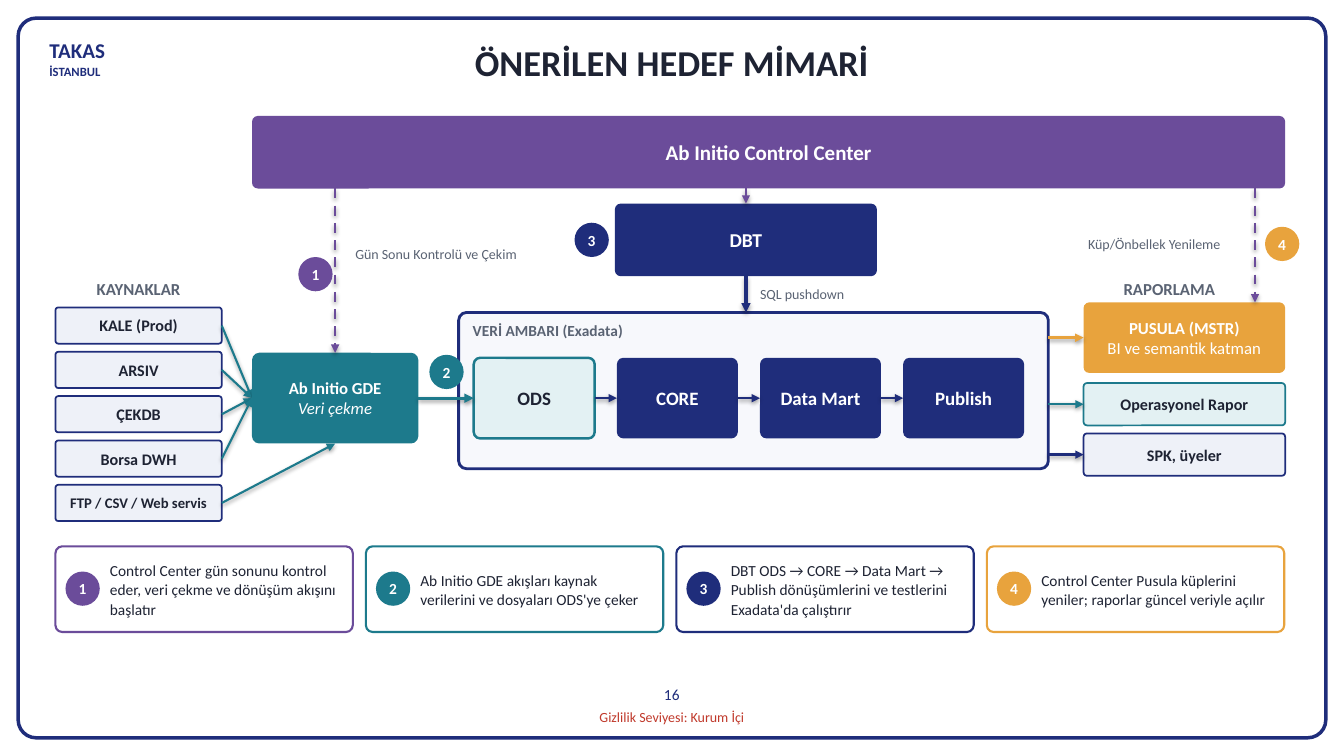
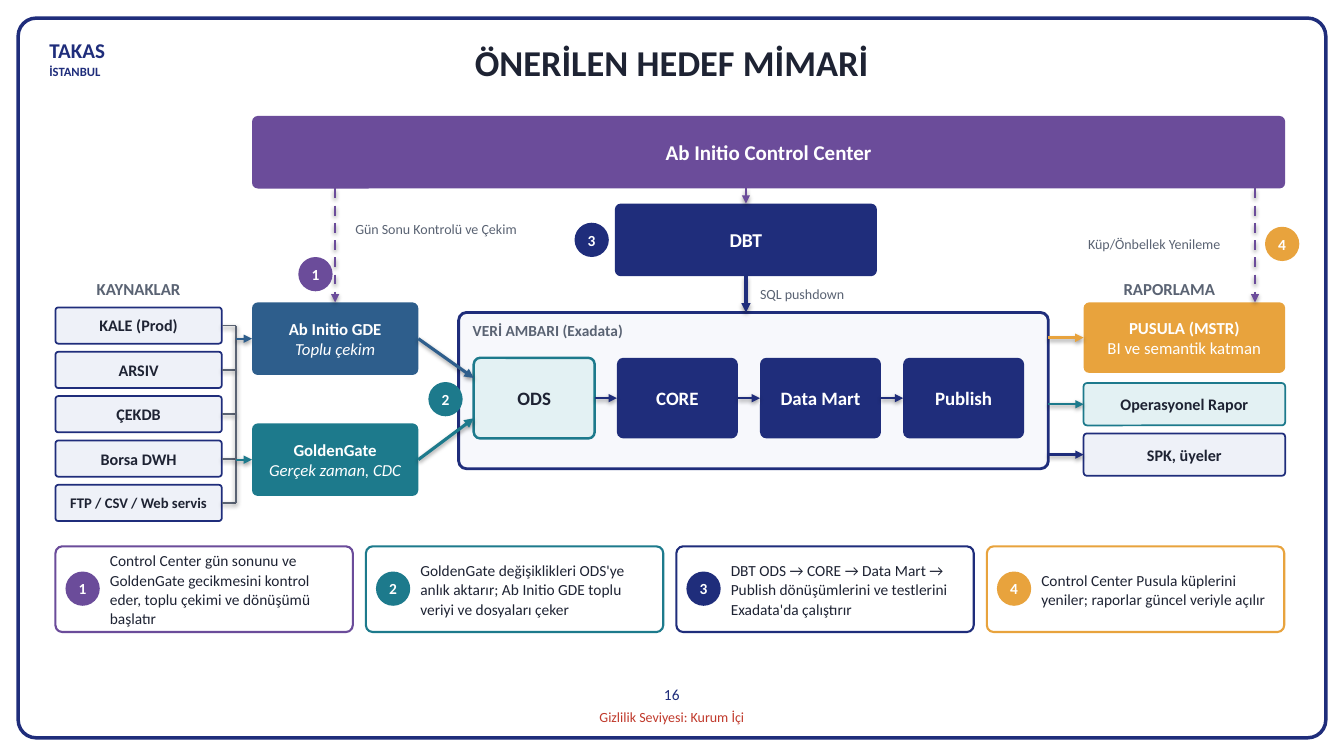
Before and after one commit to hanifidemirel0/Cursor-Projects, a slide deck: slide 19 of outputs/dwh-sunum-kasim-2026/5 - DWHSunum_Kasim2026.pptx. Drawn at 1344x756 pixels with LibreOffice and Linux fonts; fonts in the diff are those of the drawing. Boxes give left, top, right and bottom in pixels: in the first picture for what was removed or moved away, otherwise in the second. Text is boxed around its words. In the diff, an @@ line names an element or a change of style, - is before the commit and + after.

```diff
--- a/outputs/dwh-sunum-kasim-2026/5 - DWHSunum_Kasim2026.pptx
+++ b/outputs/dwh-sunum-kasim-2026/5 - DWHSunum_Kasim2026.pptx
@@ arrow moved from (336, 189) - (336, 353) to (336, 189) - (336, 302) @@
@@ text "Gün Sonu Kontrolü ve Çekim": place and size @@
-text "Gün Sonu Kontrolü ve Çekim" at bbox=[355, 249, 517, 262]
+text "Gün Sonu Kontrolü ve Çekim" at bbox=[355, 224, 517, 237]
@@ arrow removed from (222, 326) to (252, 398) @@
@@ line added from (222, 326) to (236, 326), #5A6373 1.25 pt @@
@@ line added from (236, 326) to (236, 503), #5A6373 1.25 pt @@
@@ rounded rectangle "Ab Initio GDE": place and size @@
-rounded rectangle "Ab Initio GDE" at bbox=[252, 353, 418, 444]
+rounded rectangle "Ab Initio GDE" at bbox=[252, 302, 418, 375]
@@ rounded rectangle "Ab Initio GDE" at bbox=[252, 302, 418, 375]: fill #1D7A8C to #2E5E8C @@
@@ arrow added from (236, 339) to (252, 339), #2E5E8C 1.5 pt @@
@@ text in rounded rectangle at bbox=[295, 343, 375, 358]: text changed @@
-Veri çekme
+Toplu çekim
@@ arrow added from (418, 339) to (474, 378), #2E5E8C 2.25 pt @@
@@ arrow removed from (222, 370) to (252, 398) @@
@@ line added from (222, 370) to (236, 370), #5A6373 1.25 pt @@
@@ ellipse "2": place and size @@
-ellipse "2" at bbox=[430, 355, 464, 389]
+ellipse "2" at bbox=[429, 382, 463, 416]
@@ arrow removed from (222, 459) to (252, 398) @@
@@ line added from (222, 414) to (236, 414), #5A6373 1.25 pt @@
@@ arrow moved from (418, 398) - (474, 398) to (418, 460) - (474, 418) @@
@@ arrow removed from (222, 503) to (336, 444) @@
@@ rounded rectangle added at bbox=[252, 423, 418, 496], fill #1D7A8C, 12 pt, text #FFFFFF, italic @@
+GoldenGate
+Gerçek zaman, CDC
@@ line added from (222, 459) to (236, 459), #5A6373 1.25 pt @@
@@ arrow moved from (222, 414) - (252, 398) to (236, 460) - (252, 460) @@
@@ line added from (222, 503) to (236, 503), #5A6373 1.25 pt @@
@@ text at bbox=[110, 555, 310, 627]: text changed @@
-Control Center gün sonunu kontrol eder, veri çekme ve dönüşüm akışını başlatır
+Control Center gün sonunu ve GoldenGate gecikmesini kontrol eder, toplu çekimi ve dönüşümü başlatır
@@ text at bbox=[420, 565, 625, 618]: text changed @@
-Ab Initio GDE akışları kaynak verilerini ve dosyaları ODS'ye çeker
+GoldenGate değişiklikleri ODS'ye anlık aktarır; Ab Initio GDE toplu veriyi ve dosyaları çeker
```
Also in this commit, not shown: 11 other slides changed, 2 slides added, 5 other files.
